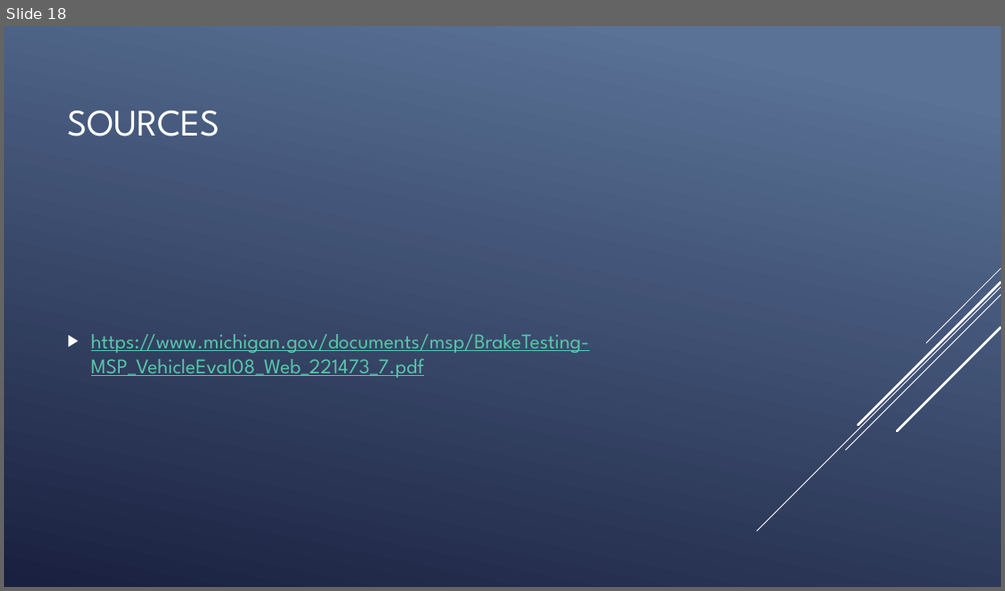
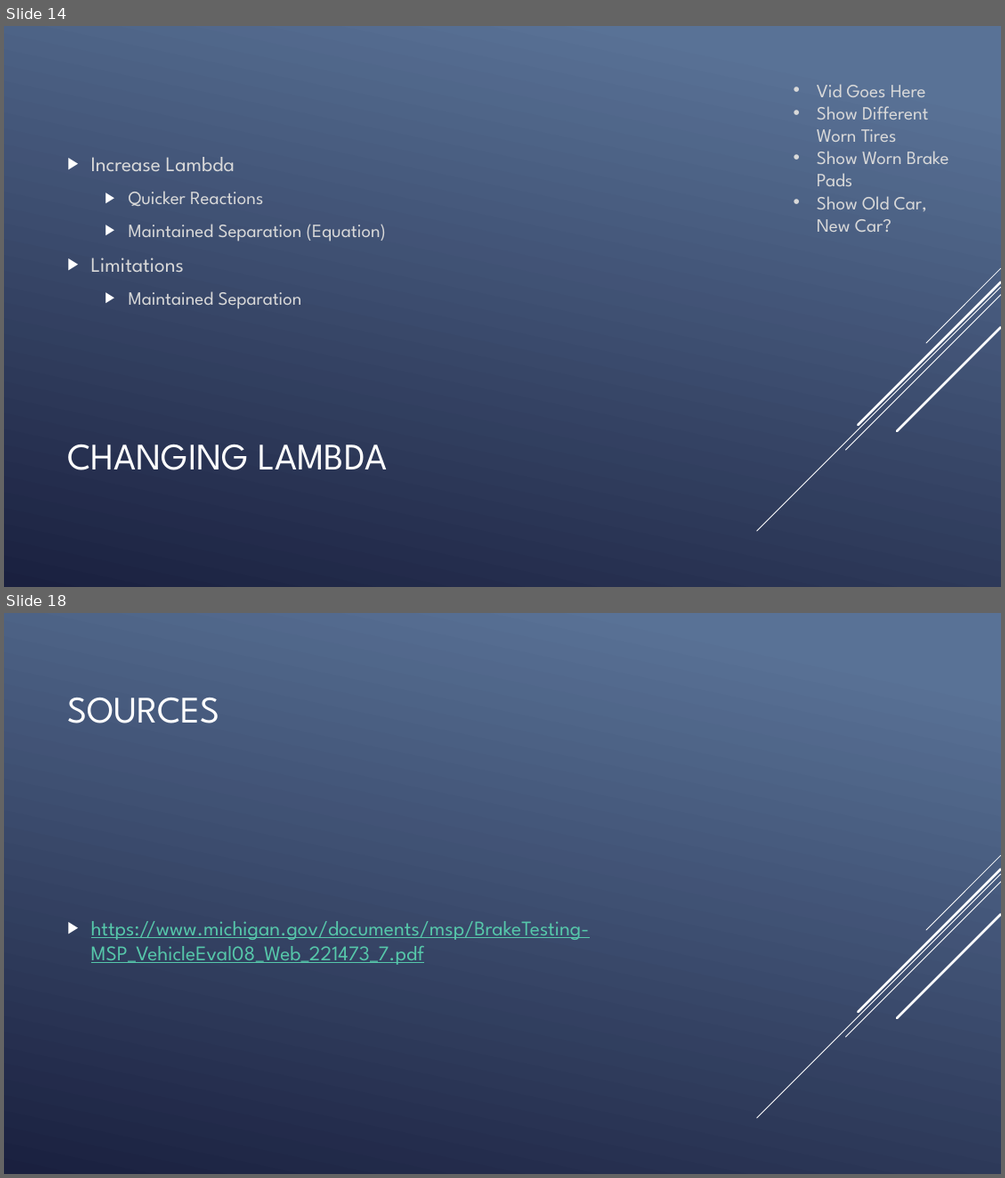
Before and after one commit to joel31245/JoelC_VAC_TrafficFlowFinal, a slide deck: doc/TrafficFlow1Presentation.pptx. Shown one above the other, each under a label of ours: slide 18 before the commit, slides 14 and 18 after it; the slides between them are not shown. The pictures are 1005x591 and 1005x1178 pixels, drawn with LibreOffice and Linux fonts; fonts in the diff are those of the drawing. Boxes give left, top, right and bottom in pixels: in the first picture for what was removed or moved away, otherwise in the second. Text is boxed around its words. In the diff, an @@ line names an element or a change of style, - is before the commit and + after.

```diff
--- a/doc/TrafficFlow1Presentation.pptx
+++ b/doc/TrafficFlow1Presentation.pptx
@@ slide 14 added at (x1=4, y1=26, x2=1001, y2=587), background gradient #597496 to #1A2040; not listed: 5 template elements that a slide beside it also shows @@
@@ text added at (x1=817, y1=84, x2=949, y2=232), 18 pt, text #D9D9D9 @@
+• Vid Goes Here
+• Show Different Worn Tires
+• Show Worn Brake Pads
+• Show Old Car, New Car?
@@ text added at (x1=91, y1=157, x2=386, y2=309), 18 pt, text #D9D9D9 @@
+▶ Increase Lambda
+  ▶ Quicker Reactions
+  ▶ Maintained Separation (Equation)
+▶ Limitations
+  ▶ Maintained Separation
@@ title added at (x1=67, y1=443, x2=387, y2=470), 36 pt, text #FFFFFF @@
+CHANGING LAMBDA
```
Also in this commit, not shown: 13 slides changed, 3 other slides added, 4 slides removed, 3 other files.
